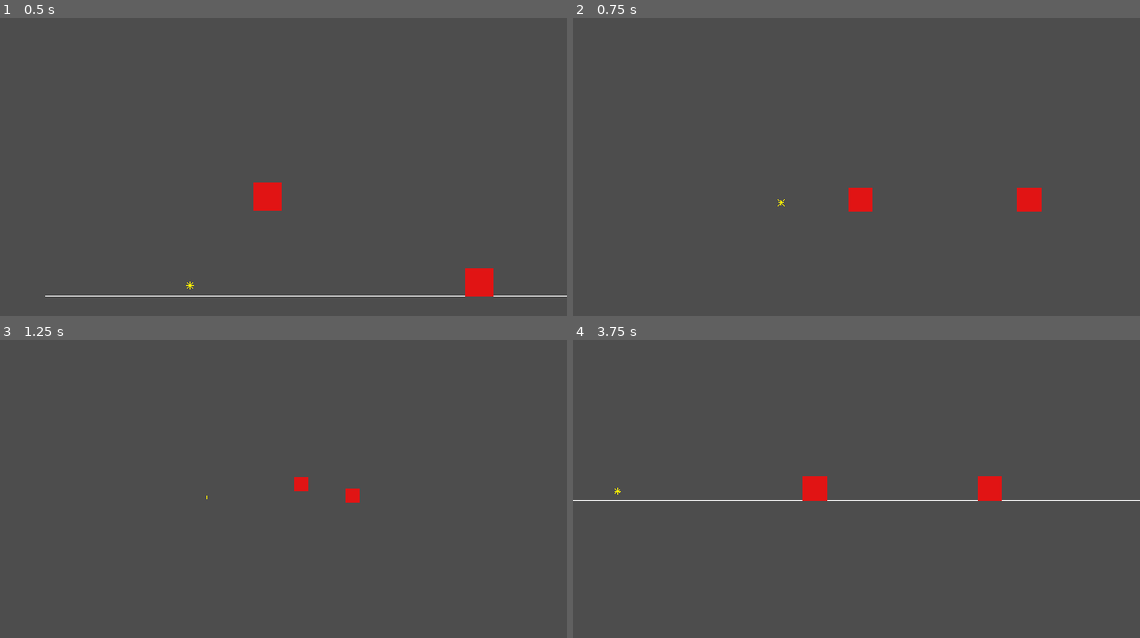
Above: before the commit, frames 1-4 (two rows, left to right).
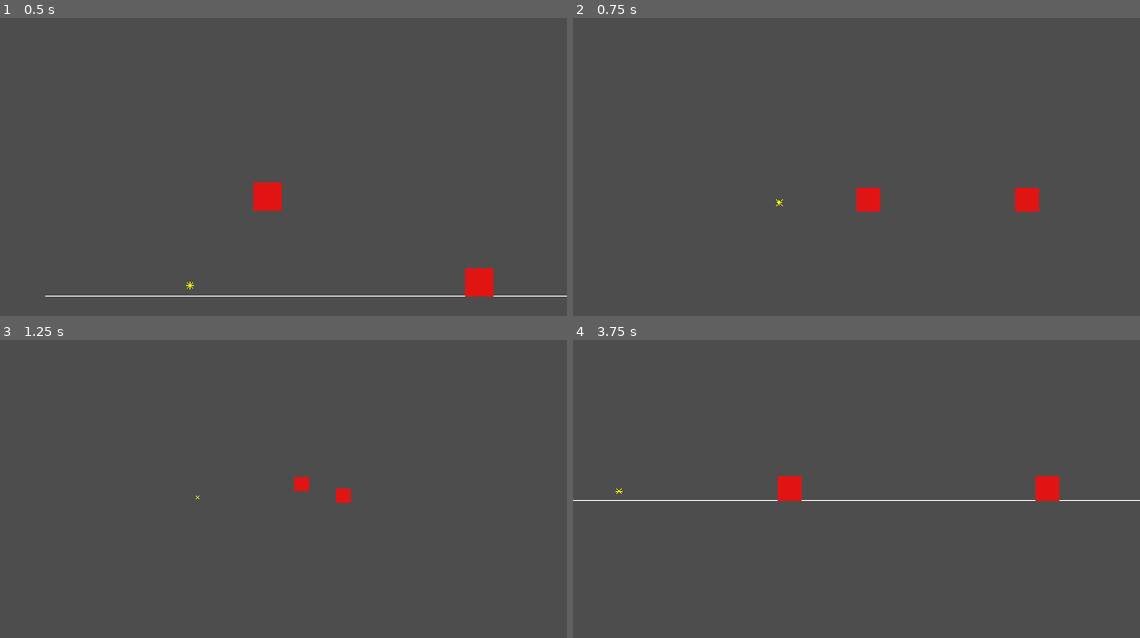
Above: after the commit, the same moments.

Repository: HampusHauffman/gamejam2024
Game: Godot game, scene res://scene/main.tscn
The game is run twice, just before and just after one commit, with the same random seed, the same clock (stepped at 60 frames per second) and the same inputs.
Inputs (mouse positions are in pixels of both pictures, inside the frame that each line leads up to):
- Up to frame 1 (0.5 s): no input
- Up to frame 2 (0.75 s): tap Enter at 0.5 s; move the mouse to (981, 143) at 0.52 s; hold D (right) from 0.53 s (still down); hold E (zoom_in) from 0.53 s (still down); click (981, 143) at 0.67 s
- Up to frame 3 (1.25 s): keep holding D (right); keep holding E (zoom_in); tap W (jump) at 0.77 s
- Up to frame 4 (3.75 s): move the mouse to (743, 497) at 1.27 s; release E (zoom_in) at 1.28 s; tap Q (zoom_out) at 1.35 s; tap W (jump) at 1.52, 3.02 s; move the mouse to (913, 411) at 2.02 s; release D (right) at 2.03 s; hold A (left) 2.03-2.78 s; tap Enter at 2.1 s; move the mouse to (828, 545) at 2.77 s; hold D (right) from 2.78 s (still down); tap F at 2.85 s; click (828, 545) at 2.92 s; move the mouse to (1026, 530) at 3.52 s; hold E (zoom_in) from 3.53 s (still down)

Frame 1 is identical in both runs. In frame 2, 0.3% of the frame differs, in the area x 35-83%, y 56-65%; in frame 3, 0.2%; in frame 4, 1.4%, in the area x 7-86%, y 45-55%.

Commit message:
fixed player

Diff:
--- a/script/base_player.gd
+++ b/script/base_player.gd
@@ -14,7 +14,9 @@
 @onready var collision_shape: CollisionShape2D = $CollisionShape2D
 
 
-# Raycast to check for floor collision
+func _ready() -> void:
+	pass
+
 
 func set_is_active(active: bool) -> void:
 	isActive = active
@@ -24,12 +26,23 @@
 	if isActive:
 		handle_input(delta)
 
+
 func _integrate_forces(state: PhysicsDirectBodyState2D) -> void:
 	state.linear_velocity.x = clamp(state.linear_velocity.x, -MAX_SPEED, MAX_SPEED)
+
 
 func handle_input(delta: float) -> void:
 	if not isActive:
 		return
+
+	if not is_on_floor() and  isActive:
+		var physics_material: PhysicsMaterial = PhysicsMaterial.new()
+		physics_material.set_friction(0)
+		set_physics_material_override(physics_material)
+	else:
+		var physics_material: PhysicsMaterial = PhysicsMaterial.new()
+		physics_material.set_friction(1)
+		set_physics_material_override(physics_material)
 
 	# Handle jump.
 	if Input.is_action_pressed("jump") and is_on_floor():
